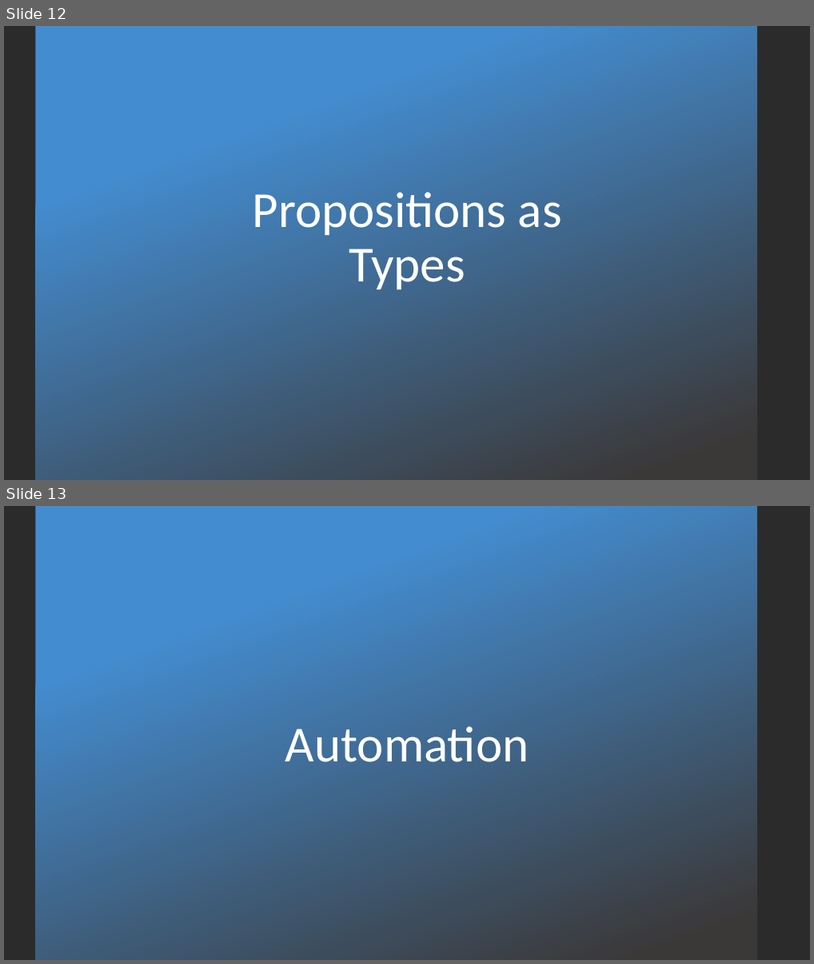
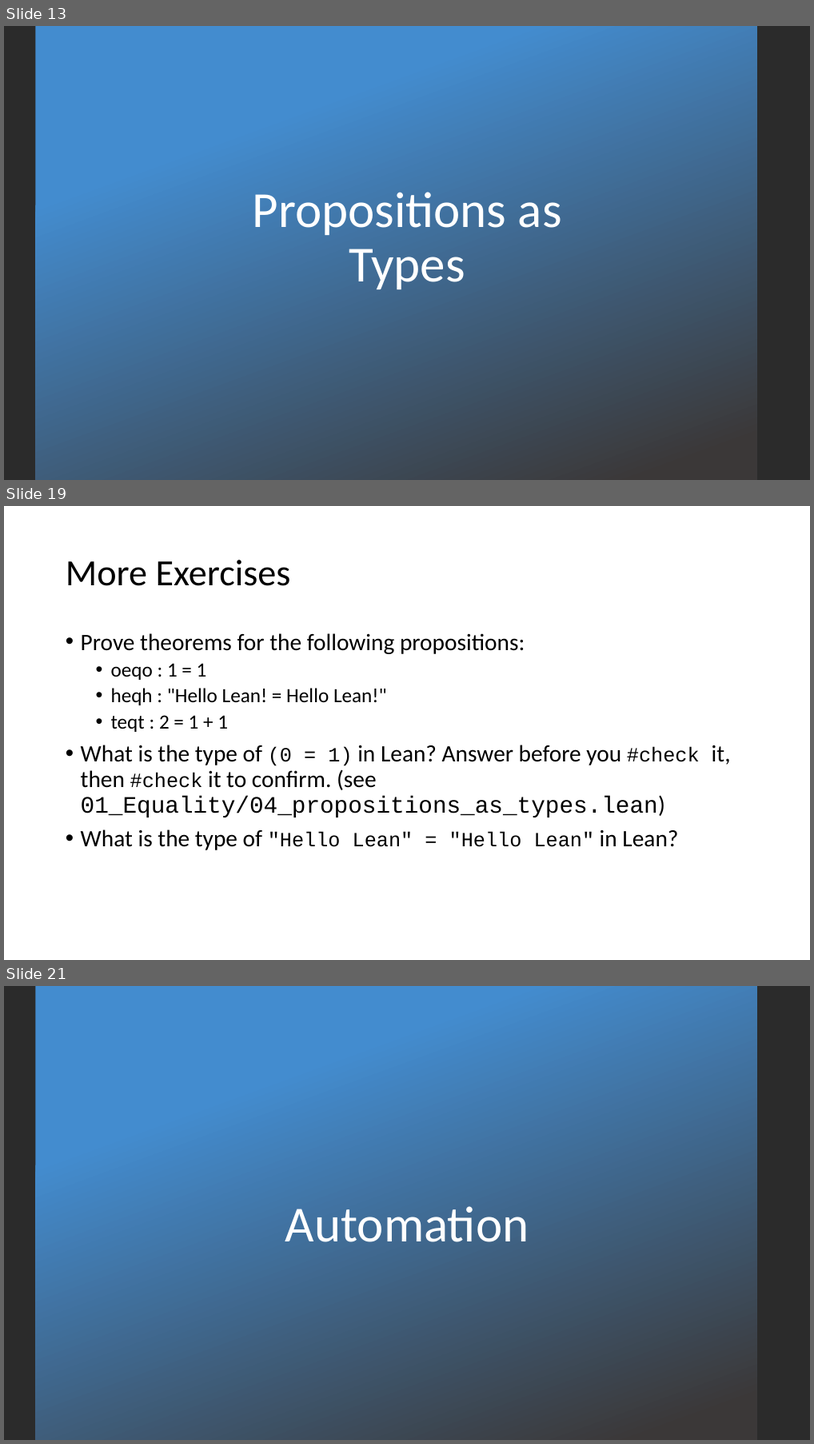
Before and after one commit to kevinsullivan/cs-dm, a slide deck: 01_Equality/Equality.pptx. Shown one above the other, each under a label of ours: slides 12 and 13 before the commit, slides 13, 19 and 21 after it; the slides between them are not shown. The pictures are 814x964 and 814x1444 pixels, drawn with LibreOffice and Linux fonts; fonts in the diff are those of the drawing; background and template pictures are left out; a plain dark background stands for a picture behind light text. Boxes give left, top, right and bottom in pixels: in the first picture for what was removed or moved away, otherwise in the second. Text is boxed around its words. In the diff, an @@ line names an element or a change of style, - is before the commit and + after.

Commit message:
Finished equality slides and fixed minor typos

```diff
--- a/01_Equality/Equality.pptx
+++ b/01_Equality/Equality.pptx
@@ slide 19 added at (4,506,810,960), background #FFFFFF @@
@@ title added at (66,560,291,586), 44 pt, text #000000 @@
+More Exercises
@@ text added at (81,633,731,850), 28 pt, text #000000 @@
+• Prove theorems for the following propositions:
+  • oeqo : 1 = 1
+  • heqh : "Hello Lean! = Hello Lean!"
+  • teqt : 2 = 1 + 1
+• What is the type of (0 = 1) in Lean? Answer before you #check it, then #check it to confirm. (see 01_Equality/04_propositions_as_types.lean)
+• What is the type of "Hello Lean" = "Hello Lean" in Lean?
@@ what was slide 12 is now slide 13 @@
@@ what was slide 13 is now slide 21 @@
```
Also in this commit, not shown: 3 slides changed, 11 other slides added, 1 slide removed, 2 other files.
